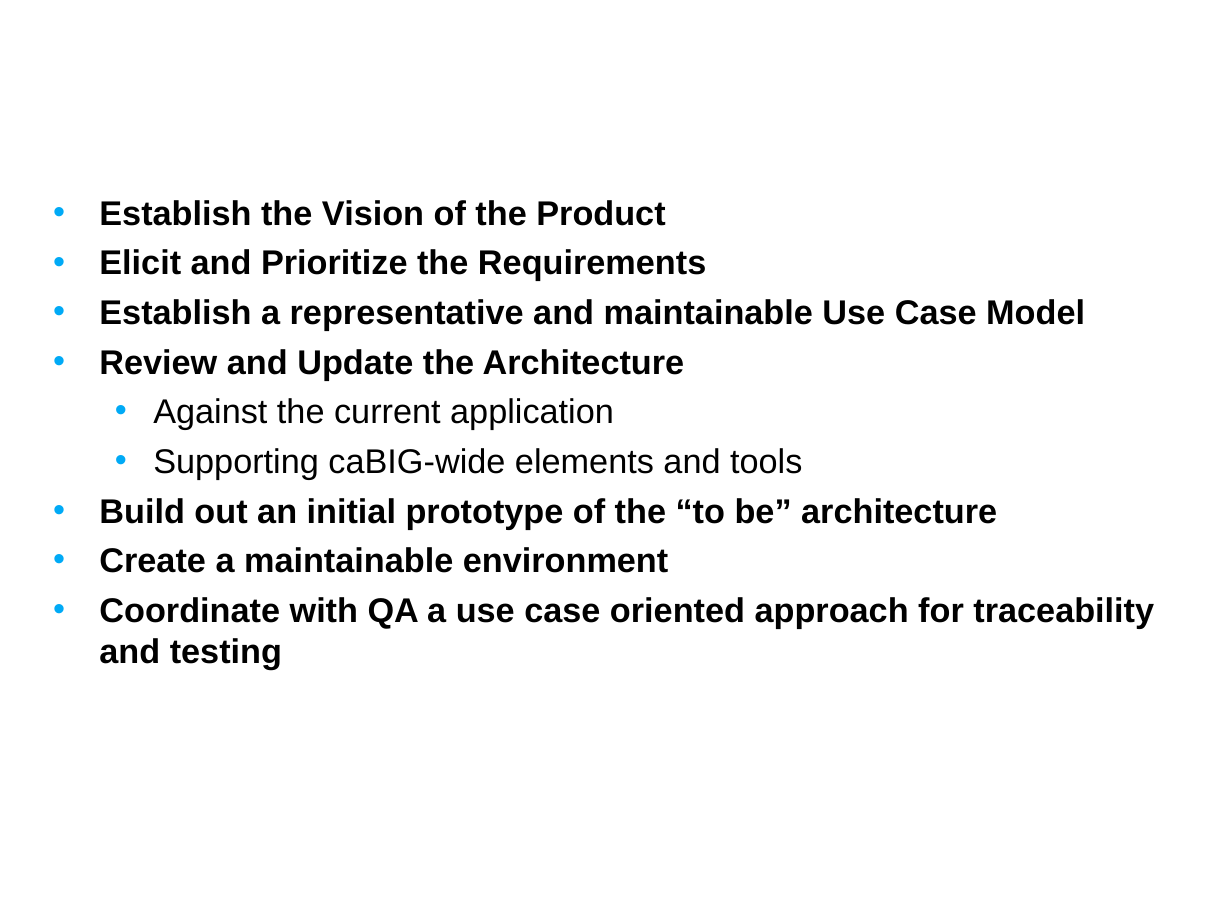
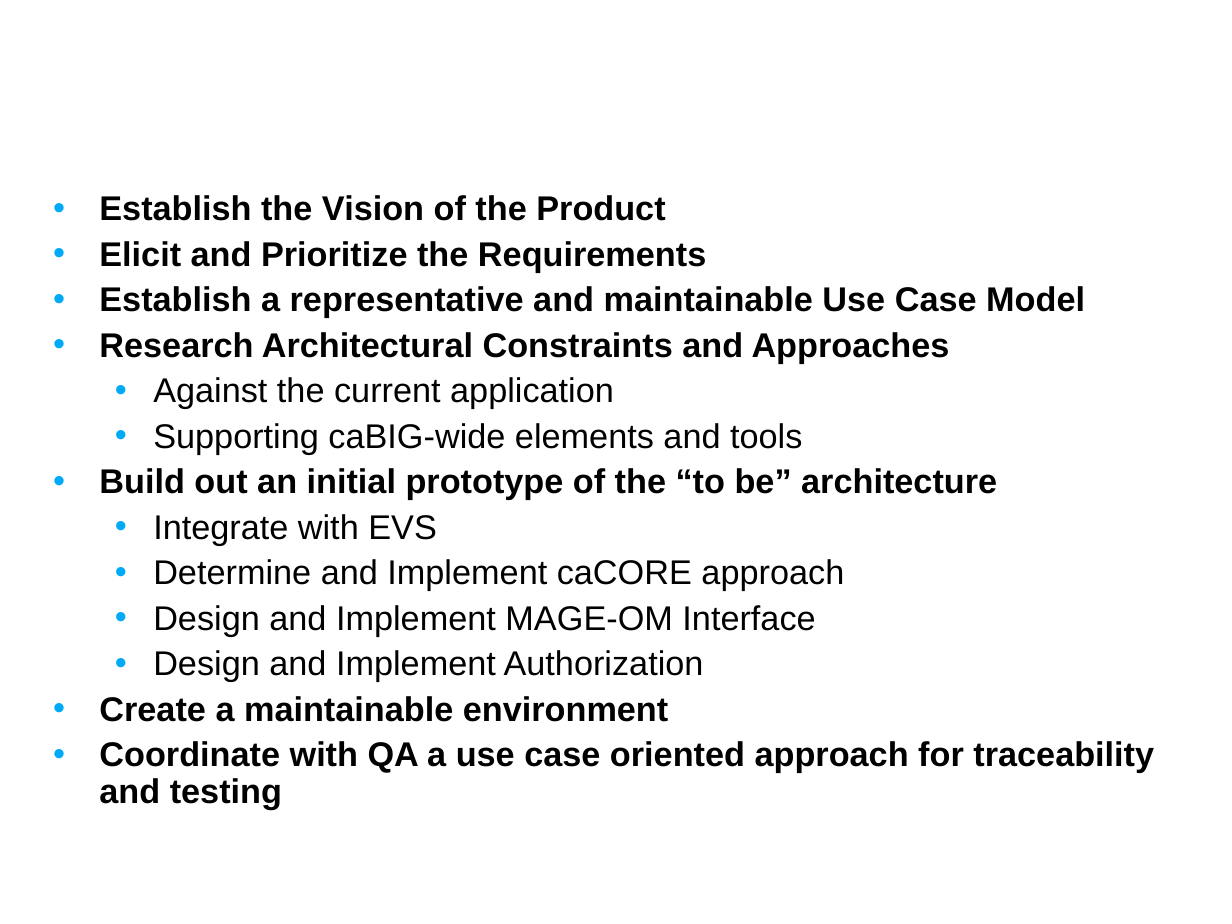
Before and after one commit to NCIP/caarray-docs, a slide deck: slide 8 of project_management/reports/inception_postmortem.ppt (slide 7 before the commit). Drawn at 1232x924 pixels with LibreOffice and Linux fonts; fonts in the diff are those of the drawing; background and template pictures are left out. Boxes give left, top, right and bottom in pixels: in the first picture for what was removed or moved away, otherwise in the second. Text is boxed around its words. In the diff, an @@ line names an element or a change of style, - is before the commit and + after.

```diff
--- a/project_management/reports/inception_postmortem.ppt
+++ b/project_management/reports/inception_postmortem.ppt
@@ text at box(99, 195, 1154, 810): line spacing 1 to 0.9 @@
@@ text at box(99, 332, 950, 363): text changed @@
-• Review and Update the Architecture
+• Research Architectural Constraints and Approaches
@@ text at box(153, 514, 844, 682): paragraphs added @@
+  • Integrate with EVS
+  • Determine and Implement caCORE approach
+  • Design and Implement MAGE-OM Interface
+  • Design and Implement Authorization
```
Also in this commit, not shown: 3 other slides changed.
